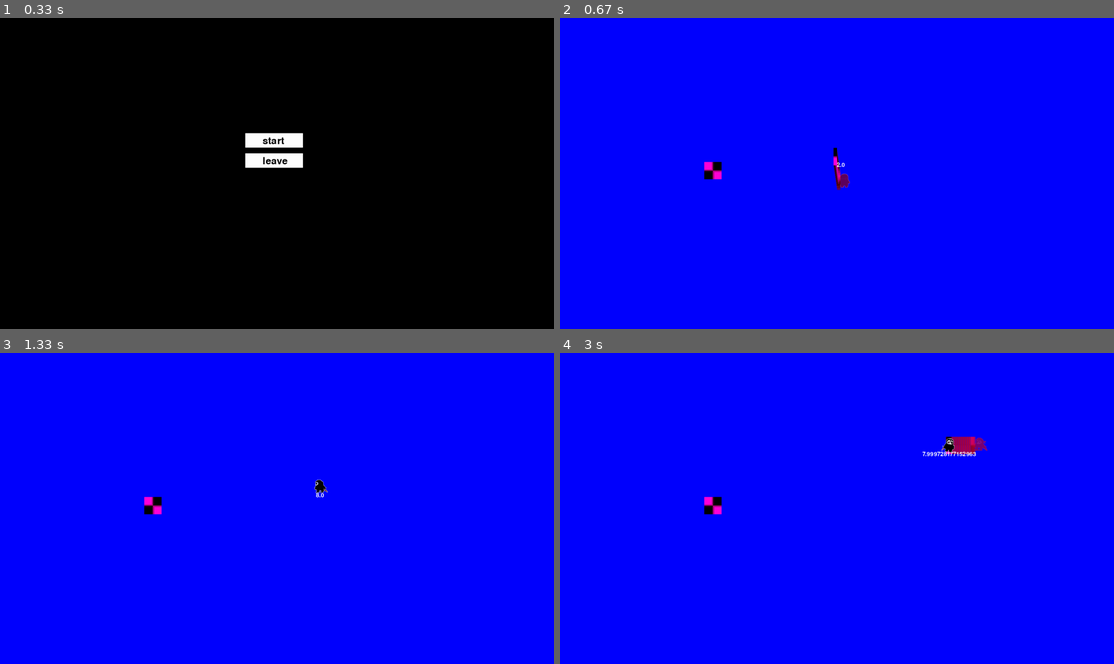
Above: before the commit, frames 1-4 (two rows, left to right).
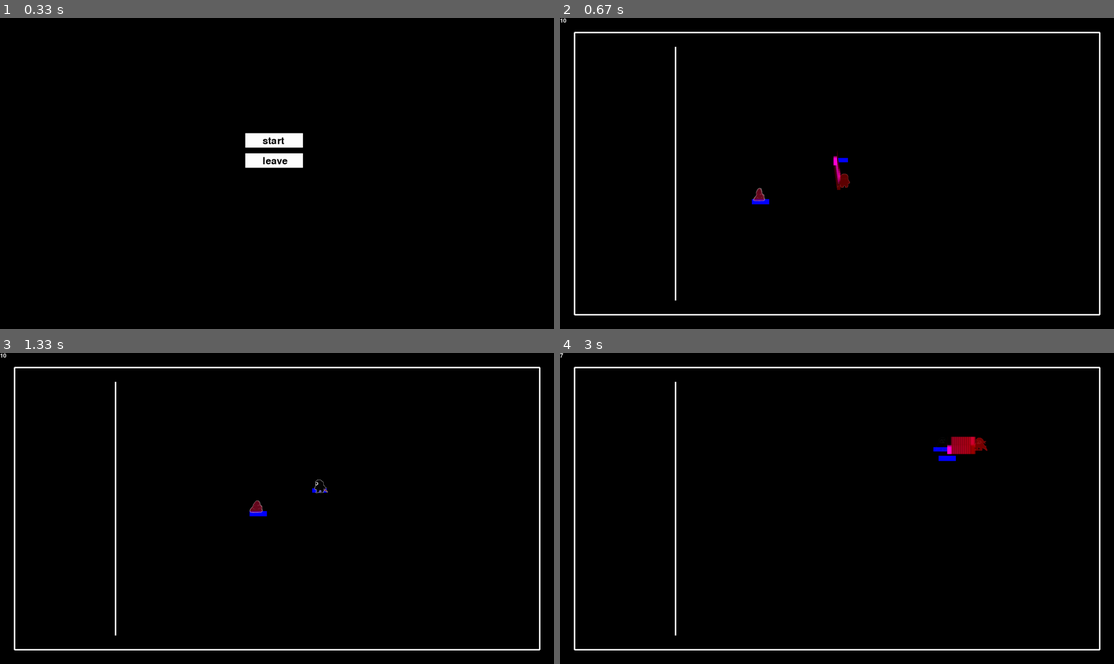
Above: after the commit, the same moments.

Repository: myatnyi/pygame-project
Game: pygame game, started from main.py
Two runs of this game, one before a commit and one after it. Both use one fixed random seed, a clock stepped at 60 frames per second and the inputs below.
Inputs (mouse positions are in pixels of both pictures, inside the frame that each line leads up to):
- Up to frame 1 (0.33 s): no input
- Up to frame 2 (0.67 s): click "start" at 0.38 s
- Up to frame 3 (1.33 s): hold Space 0.67-1.13 s; hold Right 0.67-1.13 s; move the mouse to (254, 424) at 0.7 s; hold Right from 1.17 s (still down)
- Up to frame 4 (3 s): release Right at 1.63 s; hold Up 1.67-1.97 s; tap Space at 1.73, 2.07, 2.37, 2.9 s; hold Right 2-2.47 s; press the mouse at (659, 449) at 2.53 s; move the mouse to (803, 480) at 2.63 s; release the mouse at (947, 511) at 2.77 s; hold Left from 2.83 s (still down)

Frame 1 is identical in both runs. In frame 2, 100% of the frame differs, in the area x 0-100%, y 0-100%; in frame 3, 100%; in frame 4, 100%.

Commit message:
коллизия 2: ултимативная версия

Diff:
--- a/main.py
+++ b/main.py
@@ -13,13 +13,17 @@
 DEBUG = True
 
 
-class PlayerSM(Enum):
+class StateMachine(Enum):
     IDLE = 0
     WALK = 1
     ATTACK = 2
     SHIELD = 3
     ROLL = 4
-    DEAD = 5
+    STUN = 5
+
+class BlebSM(Enum):
+    ATTACK = 0
+    STUN = 1
 
 
 class Object(pygame.sprite.Sprite):
@@ -61,7 +65,7 @@
 
 
 class Entity(Object):
-    def __init__(self, prev_img, x, y, all_sprites, *inter_objs, obstacle_level=[]):
+    def __init__(self, prev_img, x, y, all_sprites, obstacle_level=[]):
         super().__init__(prev_img, x, y, all_sprites)
         self.MAX_SPEED = 0
         self.ACCELERATION = 0
@@ -70,23 +74,25 @@
         self.FALL_GRAVITY = 0
         self.BOUNCE_FORCE = 0
         self.MAX_HP = 0
+        self.state = StateMachine.IDLE
         self.hp = 0
         self.direction = pygame.math.Vector2()
         self.velocity = pygame.math.Vector2()
         self.bounce_vel = 0
         self.bounce_dist = 0
+        self.resist_time = 0
         self.obstacle_level = obstacle_level
-        self.inter_objs = inter_objs
-        self.walk_hitbox = pygame.rect.Rect((self.rect.x, int(self.rect.y + self.rect.height * 0.8), self.rect.width,
-                                             (self.rect.height * 0.2)))
         self.position_before_colliding = self.rect
-
-    def update(self):
-        self.position_before_colliding = self.rect
-        self.walk_hitbox = pygame.rect.Rect((self.rect.x, int(self.rect.y + self.rect.height * 0.8), self.rect.width,
-                                             (self.rect.height * 0.2)))
-        self.collision_obstacle()
+        self.particles = pygame.sprite.Group()
+        self.walk_hitbox = pygame.Rect(self.rect.x, self.rect.y + self.rect.height * 0.7,
+                                       self.rect.width, self.rect.height * 0.3)
+
+    def update(self):
         self.collision_interact()
+        if self.state == StateMachine.STUN:
+            self.blink()
+        self.particles.update()
+        self.particles.draw(screen)
 
     def move_towards(self, max_speed, acceleration):
         if self.direction.length() != 0:
@@ -99,7 +105,7 @@
                 self.velocity = pygame.math.Vector2()
             else:
                 self.velocity.scale_to_length(math.trunc(self.velocity.length() * self.FRICTION))
-        self.rect = self.rect.move(self.velocity.x, self.velocity.y)
+        self.move_and_collide(self.velocity)
 
     def bounce_towards(self):
         self.rect = self.rect.move(0, self.bounce_dist)
@@ -110,7 +116,6 @@
 
     def bounce_rotate(self, angle, speed):
         self.image = pygame.transform.rotate(self.image, math.sin(pygame.time.get_ticks() / speed) * angle)
-        self.rect = self.image.get_rect().move(self.rect.x, self.rect.y)
 
     def load_animation(self, base, columns):
         sheets = []
@@ -128,26 +133,53 @@
         sheets.append(self.cut_sheet(img, columns, 1))
         return sheets
 
-    def collision_obstacle(self):
-        for obstacle in self.obstacle_level:
-            if self.walk_hitbox.colliderect(obstacle):
-                self.velocity = pygame.math.Vector2()
-                self.rect = self.position_before_colliding
+    def move_and_collide(self, velocity):
+        if velocity.x != 0:
+            for i in range(math.trunc(abs(velocity.x))):
+                self.rect = self.rect.move(int(velocity.x / abs(velocity.x)), 0)
+                self.walk_hitbox = self.walk_hitbox.move(int(velocity.x / abs(velocity.x)), 0)
+                for obstacle in self.obstacle_level:
+                    if self.walk_hitbox.colliderect(obstacle):
+                        self.rect = self.rect.move(-(int(velocity.x / abs(velocity.x))), 0)
+                        self.walk_hitbox = self.walk_hitbox.move(-(int(velocity.x / abs(velocity.x))), 0)
+        if velocity.y != 0:
+            for i in range(math.trunc(abs(velocity.y))):
+                self.rect = self.rect.move(0, int(velocity.y / abs(velocity.y)))
+                self.walk_hitbox = self.walk_hitbox.move(0, int(velocity.y / abs(velocity.y)))
+                for obstacle in self.obstacle_level:
+                    if self.walk_hitbox.colliderect(obstacle):
+                        self.rect = self.rect.move(0, -(int(velocity.y / abs(velocity.y))))
+                        self.walk_hitbox = self.walk_hitbox.move(0, -(int(velocity.y / abs(velocity.y))))
+        if DEBUG:
+            pygame.draw.rect(screen, 'blue', (self.walk_hitbox.x, self.walk_hitbox.y, self.walk_hitbox.width,
+                                              self.walk_hitbox.height))
 
     def collision_interact(self):
-        for inter in self.inter_objs:
-            for sprite in inter:
-                for obj in pygame.sprite.spritecollide(self, sprite, False, pygame.sprite.collide_mask):
-                    self.interact(obj)
-
-    def interact(self, obj):
         pass
 
+    def interact(self):
+        pass
+
+    def blink(self):
+        self.image.set_alpha(int(((math.sin(pygame.time.get_ticks() / 30) + 1) / 2) * 255))
+
+    def stop(self):
+        self.velocity = pygame.math.Vector2()
+        self.rect = self.position_before_colliding
+
+    def get_damaged(self, damage):
+        self.hp -= damage
+
+    def check_stun(self):
+        if pygame.time.get_ticks() - self.resist_time > 500:
+            self.resist_time = 0
+            self.state = StateMachine.IDLE
+            self.image.set_alpha(255)
+
 
 class Enemy(Entity):
-    def __init__(self, prev_img, x, y, all_sprites, *inter_objs, obstacle_level=[]):
-        super().__init__(prev_img, x, y, all_sprites, *inter_objs, obstacle_level=[])
-        self.state = PlayerSM.IDLE
+    def __init__(self, prev_img, x, y, all_sprites, target, obstacle_level=[]):
+        super().__init__(prev_img, x, y, all_sprites, obstacle_level)
         self.MAX_SPEED = 8
         self.ACCELERATION = 2
         self.FRICTION = 0.9
@@ -156,15 +188,80 @@
         self.BOUNCE_FORCE = 4
         self.MAX_HP = 10
         self.hp = self.MAX_HP
-        self.particles = pygame.sprite.Group()
-
-    def update(self):
+        self.target = target
+
+    def update(self):
+        self.position_before_colliding = self.rect
+        super().update()
         if self.hp <= 0:
             self.kill()
 
+    def calculate_target_vector(self):
+        vector = pygame.math.Vector2(self.target.rect.x - self.rect.x, self.target.rect.y - self.rect.y)
+        if vector.length() != 0:
+            vector = vector.normalize()
+        return vector
+
+    def frict(self):
+        if self.direction.length() != 0:
+            if round(self.direction.length() * self.FRICTION, 2) != 0:
+                self.direction.scale_to_length(self.direction.length() * self.FRICTION)
+            else:
+                self.direction = pygame.math.Vector2()
+
+
+class Bleb(Enemy):
+    def __init__(self, prev_img, x, y, all_sprites, target, obstacle_level=[]):
+        # загрузка анимаций
+        self.anim_sheet = self.load_animation('bleb', 5)
+        # инит
+        super().__init__(prev_img, x, y, all_sprites, target, obstacle_level)
+        self.MAX_SPEED = 6
+        self.ACCELERATION = 1
+        self.FRICTION = 0.9
+        self.GRAVITY = 0.9
+        self.FALL_GRAVITY = 0.75
+        self.BOUNCE_FORCE = 4
+        self.MAX_HP = 10
+        self.hp = self.MAX_HP
+
+    def update(self):
+        self.position_before_colliding = self.rect
+        match self.state:
+            case StateMachine.IDLE:
+                self.change_frame(self.anim_sheet[0 if self.calculate_target_vector().y > 0 else 1], 0.2)
+                self.count_frames += 1
+                self.direction = self.calculate_target_vector()
+            case StateMachine.STUN:
+                self.check_stun()
+        self.move_towards(self.MAX_SPEED, self.ACCELERATION)
+        if self.hp <= 0:
+            self.kill()
+        super().update()
+
+    def load_animation(self, base, columns):
+        sheets = []
+        img = self.load_image(f'{base}-down.png')
+        sheets.append(self.cut_sheet(img, columns, 1))
+        img = self.load_image(f'{base}-up.png')
+        sheets.append(self.cut_sheet(img, columns, 1))
+        return sheets
+
+    def interact(self):
+        if self.target.state == StateMachine.ATTACK and self.state != StateMachine.STUN:
+            self.get_damaged(1)
+            self.state = StateMachine.STUN
+            self.resist_time = pygame.time.get_ticks()
+            self.direction = pygame.math.Vector2(self.target.direction.x, self.target.direction.y)
+        elif self.target.state != StateMachine.ATTACK and self.target.state != StateMachine.STUN:
+            self.target.get_damaged(1)
+            self.target.state = StateMachine.STUN
+            self.target.direction = pygame.math.Vector2(self.direction.x, self.direction.y)
+            self.velocity = pygame.math.Vector2()
+
 
 class Player(Entity):
-    def __init__(self, prev_img, x, y, all_sprites, *inter_objs, obstacle_level=[]):
+    def __init__(self, prev_img, x, y, all_sprites, obstacle_level=[]):
         # загрузка анимаций
         self.idle_sheet = self.load_animation('chr-idle', 5)
         self.walk_sheet = self.load_animation('chr-walk', 5)
@@ -174,8 +271,8 @@
         dead_img = self.load_image(f'chr-dead')
         self.dead_sheet = self.cut_sheet(dead_img, 1, 1)
         # инит
-        super().__init__(prev_img, x, y, all_sprites, obstacle_level, inter_objs)
-        self.state = PlayerSM.IDLE
+        super().__init__(prev_img, x, y, all_sprites, obstacle_level)
+        self.state = StateMachine.IDLE
         self.MAX_SPEED = 8
         self.ACCELERATION = 2
         self.FRICTION = 0.9
@@ -184,48 +281,44 @@
         self.BOUNCE_FORCE = 4
         self.MAX_HP = 10
         self.hp = self.MAX_HP
-        self.particles = pygame.sprite.Group()
+        self.inter_objs = []
 
     def update(self):
         previous_state = self.state
         self.position_before_colliding = self.rect
         match self.state:
-            case PlayerSM.IDLE:
+            case StateMachine.IDLE:
                 self.walk_towards()
                 self.attack()
                 self.shield()
                 self.roll()
                 self.idle_animation()
-            case PlayerSM.WALK:
+            case StateMachine.WALK:
                 self.walk_towards()
                 self.attack()
                 self.shield()
                 self.roll()
                 self.walk_animation()
-            case PlayerSM.ROLL:
+            case StateMachine.ROLL:
                 self.roll_animation()
-            case PlayerSM.ATTACK:
+            case StateMachine.ATTACK:
                 self.attack_animation()
-            case PlayerSM.SHIELD:
+            case StateMachine.SHIELD:
                 self.shield_animation()
-            case PlayerSM.DEAD:
-                self.death_animation()
+            case StateMachine.STUN:
+                self.check_stun()
+                self.move_towards(200, 20)
         if previous_state != self.state:
             self.cur_frame = 0
         if self.hp <= 0:
-            self.state = PlayerSM.DEAD
-        self.walk_hitbox = pygame.rect.Rect((self.rect.x, int(self.rect.y + self.rect.height * 0.8), self.rect.width,
-                                             (self.rect.height * 0.2)))
+            self.death_animation()
         self.count_frames += 1
-        self.particles.update()
-        self.particles.draw(screen)
-        self.info = self.velocity.length()
-        self.collision_obstacle()
-        self.collision_interact()
+        super().update()
+        self.info = self.hp
 
 # функции состояний
     def walk_towards(self):
-        self.state = PlayerSM.WALK
+        self.state = StateMachine.WALK
         self.calculate_direction()
         self.move_towards(self.MAX_SPEED, self.ACCELERATION)
         self.bounce_towards()
@@ -234,17 +327,17 @@
         button = pygame.mouse.get_pressed()
         if button[0]:
             self.direction = self.mouse_vector()
-            self.state = PlayerSM.ATTACK
+            self.state = StateMachine.ATTACK
 
     def shield(self):
         button = pygame.mouse.get_pressed()
         if button[2]:
-            self.state = PlayerSM.SHIELD
+            self.state = StateMachine.SHIELD
 
     def roll(self):
         keys = pygame.key.get_pressed()
         if keys[pygame.K_SPACE]:
-            self.state = PlayerSM.ROLL
+            self.state = StateMachine.ROLL
 
     def calculate_direction(self):
         key = pygame.key.get_pressed()
@@ -254,7 +347,7 @@
         right = key[pygame.K_d] or key[pygame.K_RIGHT]
         self.direction = pygame.Vector2(right - left, down - up)
         if self.direction.length() == 0:
-            self.state = PlayerSM.IDLE
+            self.state = StateMachine.IDLE
 
     def mouse_vector(self):
         mouse_pos = pygame.mouse.get_pos()
@@ -295,26 +388,39 @@
         else:
             self.move_towards(2, 1)
         if self.cur_frame == 4:
-            self.state = PlayerSM.IDLE
+            self.state = StateMachine.IDLE
 
     def roll_animation(self):
         # код
-        self.state = PlayerSM.IDLE
+        self.state = StateMachine.IDLE
         self.cur_frame = 0
 
     def shield_animation(self):
         # код
-        self.state = PlayerSM.IDLE
+        self.state = StateMachine.IDLE
         self.cur_frame = 0
 
     def death_animation(self):
         self.kill()
 
-    def interact(self, obj):
-        if self.state == PlayerSM.ATTACK:
-            obj.hp -= 1
-        self.velocity = pygame.math.Vector2()
-        self.rect = self.position_before_colliding
+    def collision_interact(self):
+        if self.velocity.x != 0:
+            for i in range(math.trunc(abs(self.velocity.x))):
+                for group in self.inter_objs:
+                    for inter in pygame.sprite.spritecollide(self, group, False, pygame.sprite.collide_mask):
+                        self.rect = self.rect.move(-(int(self.velocity.x / abs(self.velocity.x))), 0)
+                        self.walk_hitbox = self.walk_hitbox.move(-(int(self.velocity.x / abs(self.velocity.x))), 0)
+                        inter.interact()
+        if self.velocity.y != 0:
+            for i in range(math.trunc(abs(self.velocity.y))):
+                for group in self.inter_objs:
+                    for inter in pygame.sprite.spritecollide(self, group, False, pygame.sprite.collide_mask):
+                        self.rect = self.rect.move(0, -(int(self.velocity.y / abs(self.velocity.y))))
+                        self.walk_hitbox = self.walk_hitbox.move(0, -(int(self.velocity.y / abs(self.velocity.y))))
+                        inter.interact()
+
+    def get_inter_objs(self, *inter_objs):
+        self.inter_objs = inter_objs
 
 
 class Shadow(pygame.sprite.Sprite):
@@ -412,21 +518,33 @@
     all_sprites = pygame.sprite.Group()
     enemies = pygame.sprite.Group()
     font = pygame.font.Font(None, 30)
-    enemy = Enemy('', 500, 500, (enemies, all_sprites))
-    player = Player('chr.png', WIDTH // 2, HEIGHT // 2, all_sprites, enemies, obstacle_level=[])
+    borders = [pygame.draw.line(screen, 'white', (50, 50), (1870, 50), 5),
+               pygame.draw.line(screen, 'white', (1870, 50), (1870, 1030), 5),
+               pygame.draw.line(screen, 'white', (1870, 1030), (50, 1030), 5),
+               pygame.draw.line(screen, 'white', (50, 1030), (50, 50), 5),
+               pygame.draw.line(screen, 'white', (400, 100), (400, 980), 5)]
+    player = Player('chr.png', WIDTH // 2, HEIGHT // 2, all_sprites, obstacle_level=borders)
+    bleb = Bleb('', 600, 600, all_sprites, player, borders)
+    enemies.add(bleb)
+    player.get_inter_objs(enemies)
     while True:
         for event in pygame.event.get():
             if event.type == pygame.QUIT or event.type == pygame.KEYDOWN and event.key == pygame.K_ESCAPE:
                 terminate()
-        screen.fill('blue')
+        screen.fill('black')
         all_sprites.update()
+        borders = [pygame.draw.line(screen, 'white', (50, 50), (1870, 50), 5),
+                   pygame.draw.line(screen, 'white', (1870, 50), (1870, 1030), 5),
+                   pygame.draw.line(screen, 'white', (1870, 1030), (50, 1030), 5),
+                   pygame.draw.line(screen, 'white', (50, 1030), (50, 50), 5),
+                   pygame.draw.line(screen, 'white', (400, 100), (400, 980), 5)]
         if STATE != MenuSM.START:
             return
         if DEBUG:
             string_rendered = font.render(str(player.info), True, 'white')
             intro_rect = string_rendered.get_rect()
-            intro_rect.top = player.rect.y + 50
-            intro_rect.x = player.rect.x + player.rect.width // 2 - intro_rect.width // 2
+            intro_rect.top =0
+            intro_rect.x = 0
             screen.blit(string_rendered, intro_rect)
         all_sprites.draw(screen)
         pygame.display.flip()
Binary file added: data/bleb-down.png
Binary file added: data/bleb-up.png
